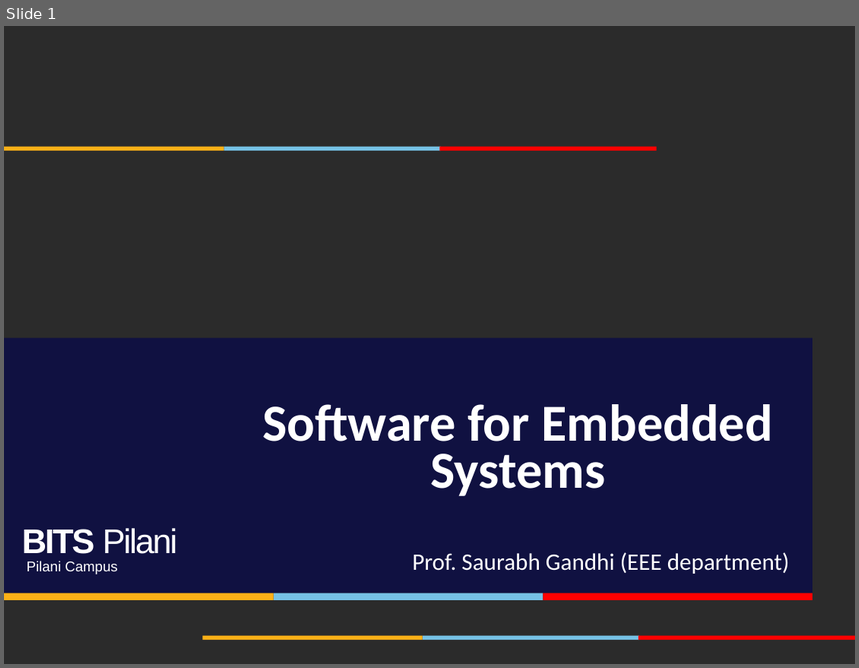
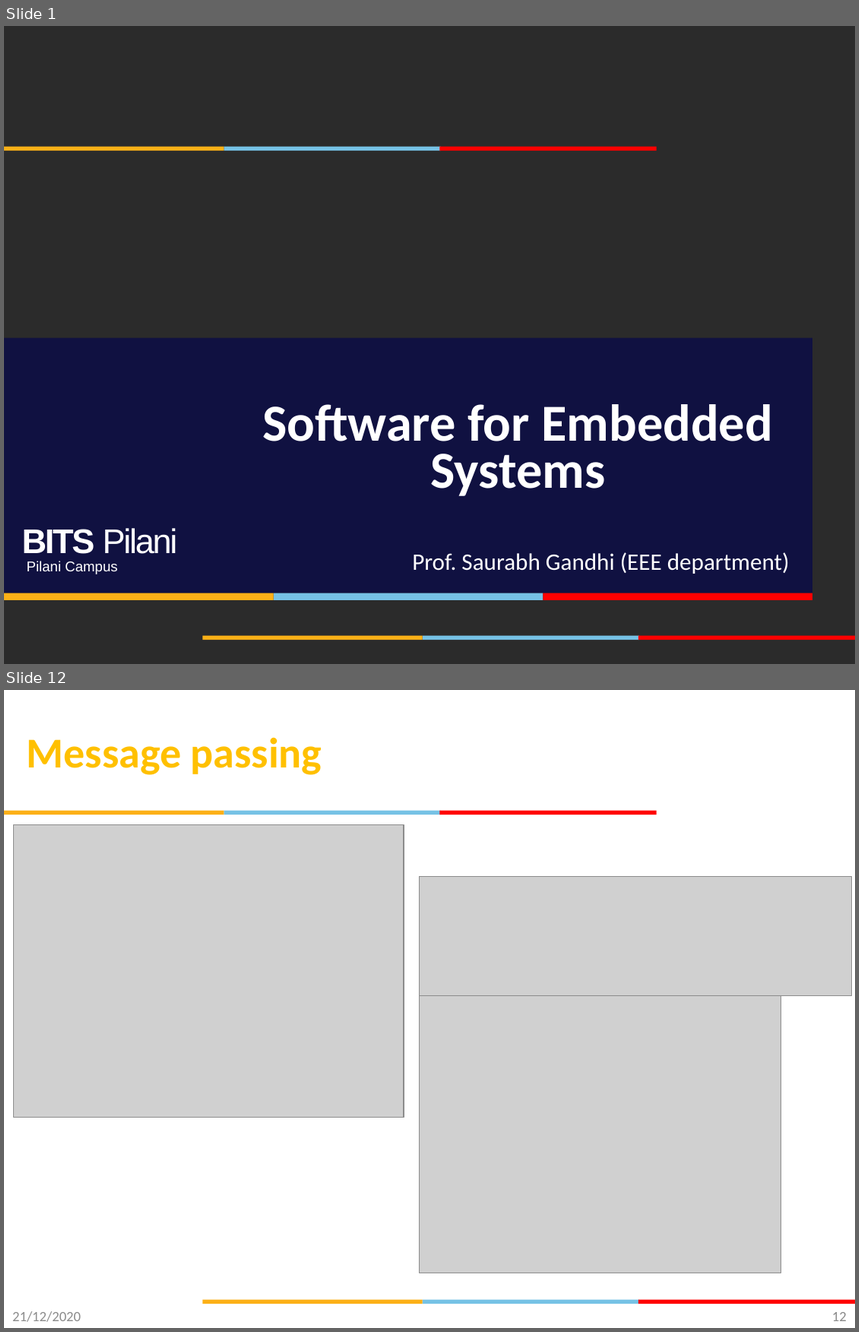
Before and after one commit to gsaurabhr-teaching/csg523-material, a slide deck: Lec-29-ipc.pptx. Shown one above the other, each under a label of ours: slide 1 before the commit, slides 1 and 12 after it; the slides between them are not shown. The pictures are 859x668 and 859x1332 pixels, drawn with LibreOffice and Linux fonts; fonts in the diff are those of the drawing; grey boxes stand for pictures; background and template pictures are left out; a plain dark background stands for a picture behind light text. Boxes give left, top, right and bottom in pixels: in the first picture for what was removed or moved away, otherwise in the second. Text is boxed around its words. In the diff, an @@ line names an element or a change of style, - is before the commit and + after.

```diff
--- a/Lec-29-ipc.pptx
+++ b/Lec-29-ipc.pptx
@@ slide 12 added at box(4, 690, 855, 1328), background #FFFFFF; not listed: 6 template elements that a slide beside it also shows @@
@@ title added at box(27, 737, 322, 775), 36 pt, text #FFC000, bold @@
+Message passing
@@ picture added at box(13, 825, 403, 1117) @@
@@ picture added at box(420, 877, 852, 996) @@
@@ picture added at box(420, 988, 781, 1273) @@
@@ text added at box(12, 1312, 81, 1322), 12 pt, text #8C8C8C @@
+21/12/2020
@@ page number added at box(832, 1312, 847, 1322), 12 pt, text #898989 @@
+12
```
Also in this commit, not shown: 13 other slides added.
